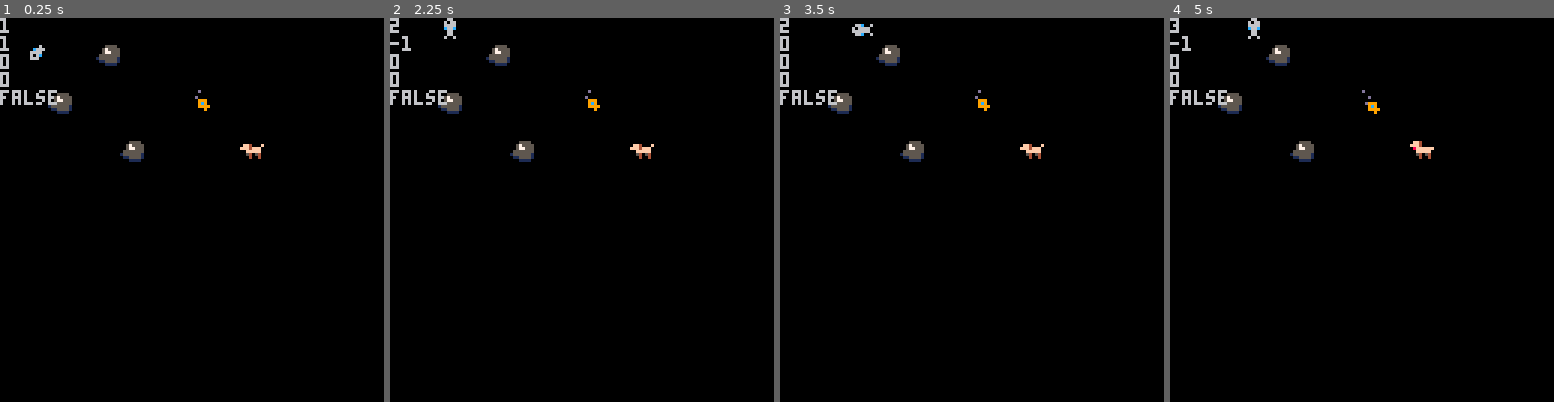
Above: before the commit, frames 1-4 (left to right).
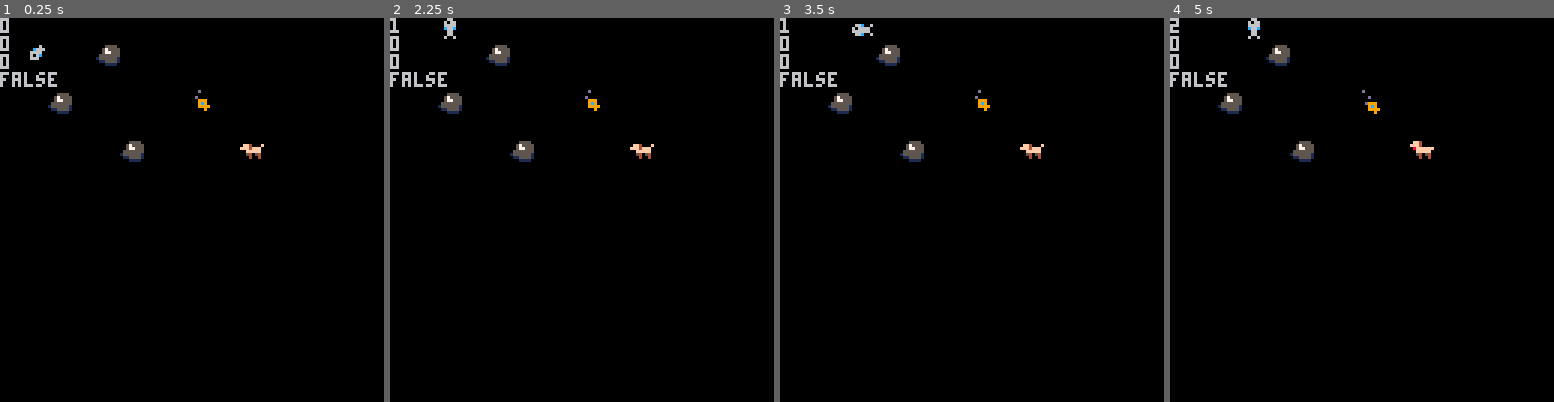
Above: after the commit, the same moments.

Repository: debbytam/fishgame
Game: PICO-8 cartridge test.p8
Same seed, same stepped clock (60 frames per second), same inputs: the game is played once before the commit and once after it.
Inputs:
- Up to frame 1 (0.25 s): no input
- Up to frame 2 (2.25 s): tap X (X key) at 0.33, 1.07, 1.85 s; tap O (Z key) at 0.7, 1.7, 2.1 s; hold Right 1.6-2.1 s; hold Up from 2.15 s (still down)
- Up to frame 3 (3.5 s): release Up at 2.42 s; hold Right 2.47-3.03 s; tap O (Z key) at 2.5, 2.9, 3.3 s; tap X (X key) at 2.97 s; hold Left from 3.08 s (still down)
- Up to frame 4 (5 s): release Left at 3.58 s; hold Down 3.63-3.97 s; tap O (Z key) every 0.4 s from 3.7 to 4.9 s; hold Right 4.02-4.68 s; tap X (X key) at 4.08 s; hold Up from 4.73 s (still down)

The runs differ from the first frame. In frame 1, 0.7% of the frame differs, in the area x 0-15%, y 0-23%; in frame 2, 0.7%; in frame 3, 0.6%; in frame 4, 0.7%.

Commit message:
MOSTLY WORKING text trigger delay

Diff:
--- a/test.p8
+++ b/test.p8
@@ -151,8 +151,10 @@
     tick=0
     frameNum=30
 
-    npcSpoken=false
+    textInit=false
     textCD=0
+    delay=120
+    count=0
 
     focus={}
     focus.x=p.x
@@ -172,21 +174,10 @@
         frameNum-=1
     end
 
-    if(textCD==0) then
-        --npc not been spoken too yet just initiate dialogue checks
-        if (btnp(4)) npc_talk()
-    else
-        --npc has been spoken to, cooldown+1 every frame
-        --end of npc dialogue sets textCD to 10, delay is actually 40 frames
-        textCD +=1
-        --if delay has run out
-        if(textCD > 50) then
-            --check for input again
-            if (btnp(4)) npc_talk()
-            --reset timer
-            textCD=0
-        end
-    end
+
+    if (btnp(4)) npc_talk()
+    --1 tick has passed reset text trigger
+    if(tick - textCD >1 and count==2) textInit=false
 
     player_spin()
     create_npc(yellowFish)
@@ -205,11 +196,10 @@
     npc_anim()
 
 
-    print(focus.x)
-    print(focus.y)
+    print(tick)
+    print(count)
     print(textCD)
-    print(mget(focus.x,focus.y))
-    print(npcSpoken)
+    print(textInit)
     --draw text boxes
     dtb_draw()
 end
@@ -238,10 +228,14 @@
     dog= {}
     dog.sprite = 130 --save point dog
     dog.spawn = false
+    dog.string1 = "bork bork..."
+    dog.string2 = ">he seems to like you"
 
     yellowFish = {}
     yellowFish.sprite = 128 --generic yellow fish
     yellowFish.spawn = false
+    yellowFish.string1 = "hey"
+    yellowFish.string2 = "you going out for a walk?"
 
     fishFish = {}
     fishFish.sprite = 146 -- Fish fish
@@ -403,38 +397,43 @@
 function npc_talk()
     --tile checks npc sprite
     if(tile_check(focus.x,focus.y,npc)) then
-        --get sprite # and pass to check name, returns text string
-        npcSprite_talk=mget(focus.x,focus.y)
-
-        if(npcSprite_talk == yellowFish.sprite) then
-            dtb_disp("hey man")
-            dtb_disp("you heading out for a walk?",textDelay())
-        end
-        if(npcSprite_talk == dog.sprite) then
-            dtb_disp("borkbork...")
-            dtb_disp(">he seems to like you",textDelay())
-        end
-        if(npcSprite_talk == fishFish.sprite) then
-            dtb_disp("flashyn",textDelay())
-        end
-        if(npcSprite_talk == swFish.sprite) then
-        end
-        if(npcSprite_talk == mumKrew.sprite) then
-        end
-        if(npcSprite_talk == deel.sprite) then
-        end
-        if(npcSprite_talk == dilFish.sprite) then
-        end
-        if(npcSprite_talk == namazu.sprite) then
-        end
-
-    end
-end
-
-function textDelay()
-    -- above the trigger # of 0, actual delay is then 40 frames
-    textCD=10
-end
+        if(textInit==false) then
+            --get sprite # and pass to check name, returns text string
+            npcSprite_talk=mget(focus.x,focus.y)
+            textInit=true
+
+            if(npcSprite_talk == yellowFish.sprite) then
+                dtb_disp(yellowFish.string1,function() count+=1 end)
+                dtb_disp(yellowFish.string2,function() count+=1 end)
+            end
+            if(npcSprite_talk == dog.sprite) then
+                dtb_disp(dog.string1,function() count+=1 end)
+                dtb_disp(dog.string2,function() count+=1 end)
+            end
+            if(npcSprite_talk == fishFish.sprite) then
+                dtb_disp("flashyn",function() count+=1 end)
+            end
+            if(npcSprite_talk == swFish.sprite) then
+            end
+            if(npcSprite_talk == mumKrew.sprite) then
+            end
+            if(npcSprite_talk == deel.sprite) then
+            end
+            if(npcSprite_talk == dilFish.sprite) then
+            end
+            if(npcSprite_talk == namazu.sprite) then
+            end
+            --once text has ended
+            if(count == 2) then
+                --save time
+                textCD =tick
+                --reset text counter
+                count=0
+            end
+        end
+    end
+end
+
 __gfx__
 00000000000000000000000000000000000660000000000000000000000000000000000000000000000000000000000000000000000000000000000000000000
 00000000000006000000000000000000006066000060060000000000000000000000000000000000000000000000000000000000000000000000000000000000
